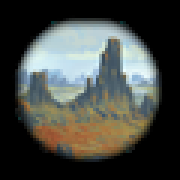
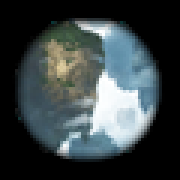
Before/after of a 180 x 180 layered artwork. What changed in the layer stack:
added layer "Layer 43" above "Layer 42" over [15,18,162,162]
